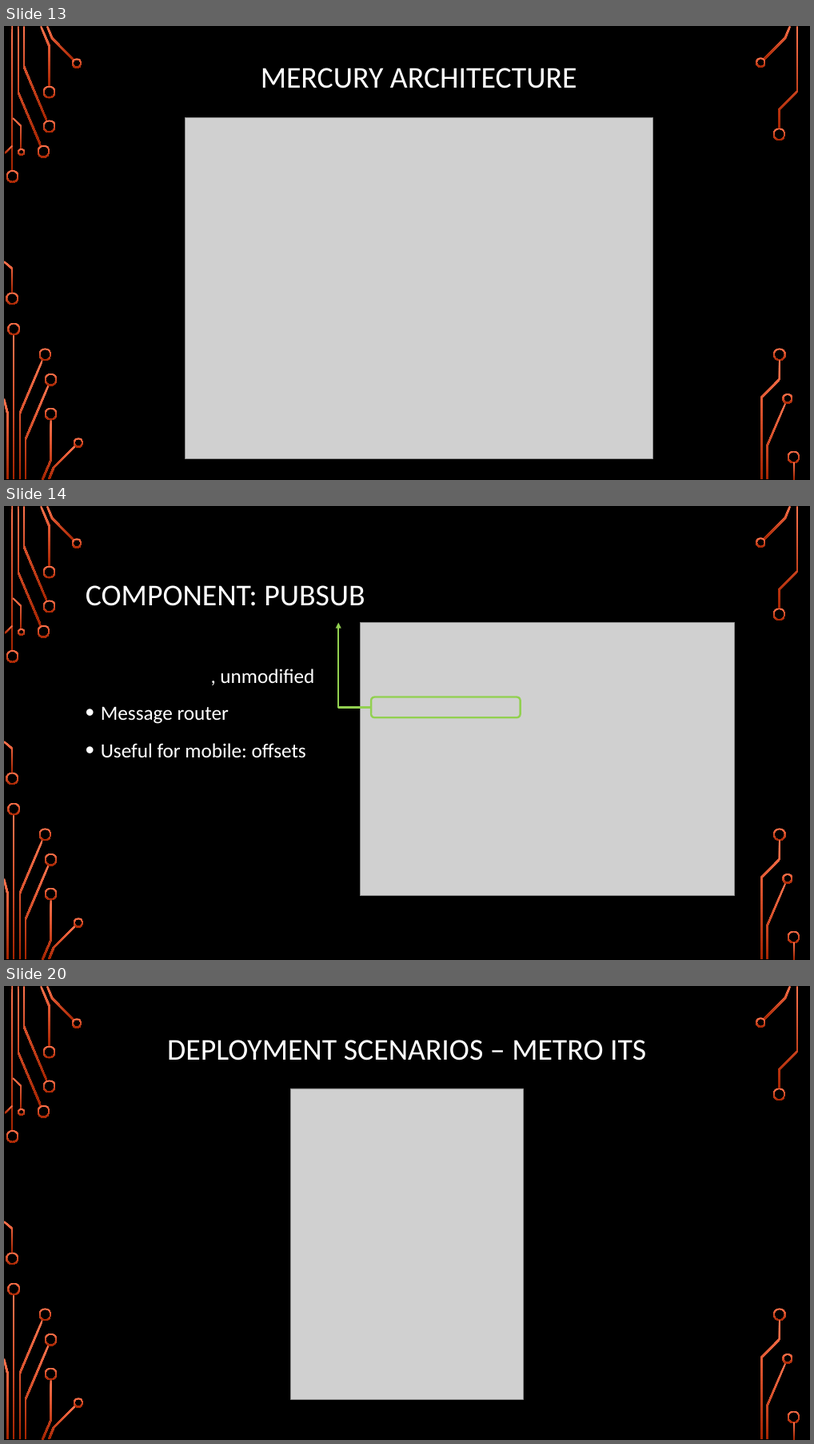
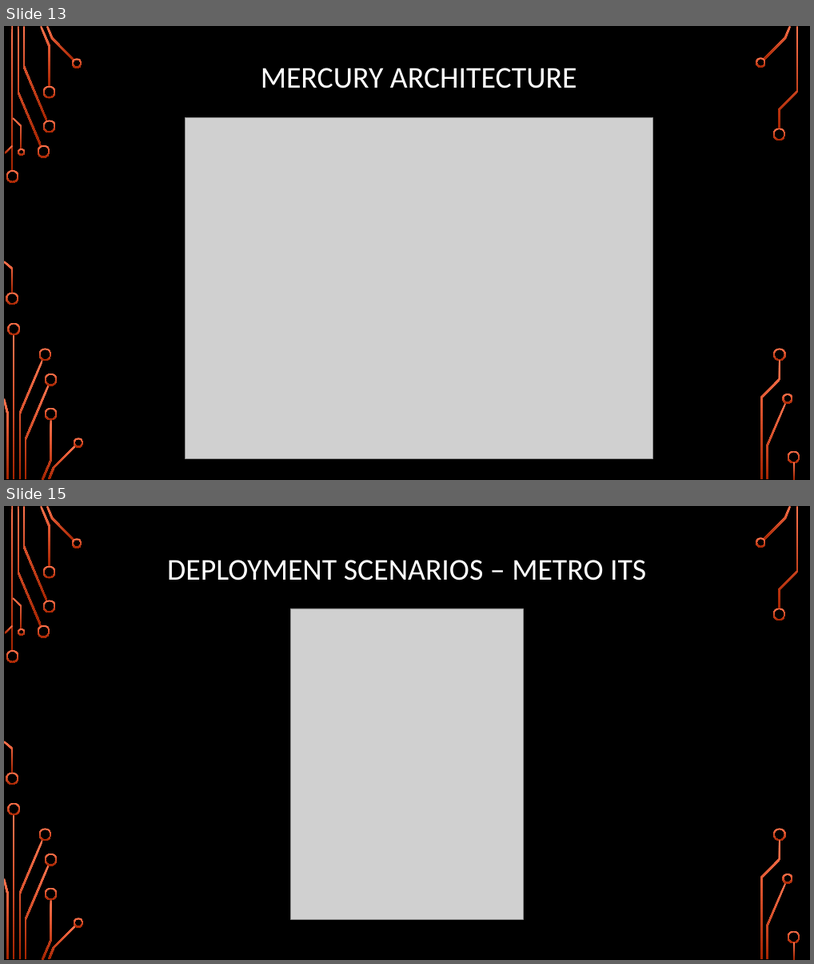
Before and after one commit to TejaKommineni/Mercury, a slide deck: presentation/Mercury-Part1.pptx. Shown one above the other, each under a label of ours: slides 13, 14 and 20 before the commit, slides 13 and 15 after it; the slides between them are not shown. The pictures are 814x1444 and 814x964 pixels, drawn with LibreOffice and Linux fonts; fonts in the diff are those of the drawing; grey boxes stand for pictures; background and template pictures are left out. Boxes give left, top, right and bottom in pixels: in the first picture for what was removed or moved away, otherwise in the second. Text is boxed around its words. In the diff, an @@ line names an element or a change of style, - is before the commit and + after.

```diff
--- a/presentation/Mercury-Part1.pptx
+++ b/presentation/Mercury-Part1.pptx
@@ slide 14 removed at (4, 506, 810, 960), background picture (left out); not listed: 36 template elements that a slide beside it also shows @@
@@ title removed at (86, 585, 365, 606) @@
-COMPONENT: PUBSUB
@@ elbow arrow removed from (371, 708) to (338, 623) @@
@@ picture removed at (360, 623, 734, 896) @@
@@ text removed at (101, 668, 314, 758) @@
-• Apache Kafka, unmodified
-• Message router
-• Useful for mobile: offsets
@@ rounded rectangle removed at (371, 697, 521, 718) @@
@@ what was slide 20 is now slide 15 @@
```
Also in this commit, not shown: 1 slide changed, 4 other slides removed.
